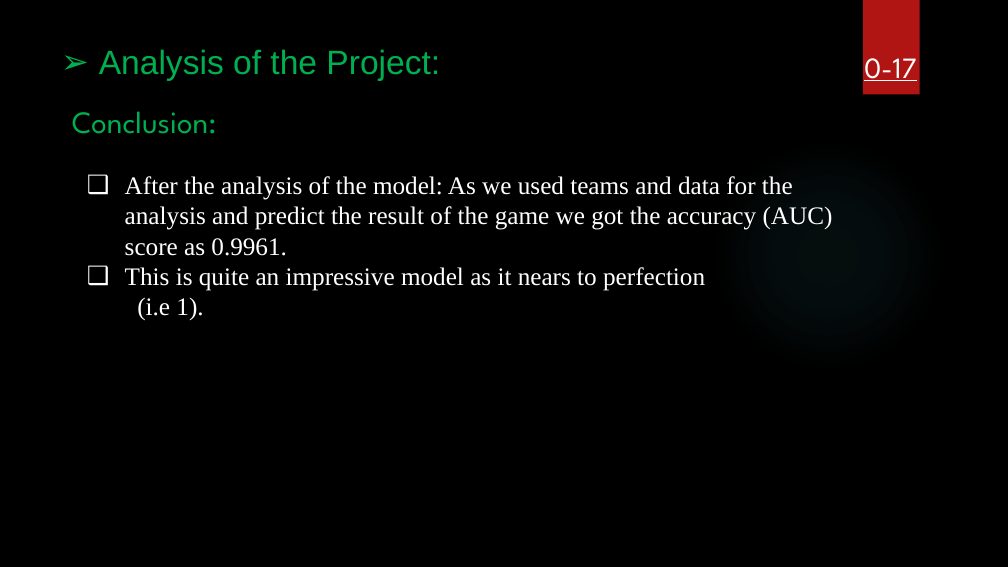
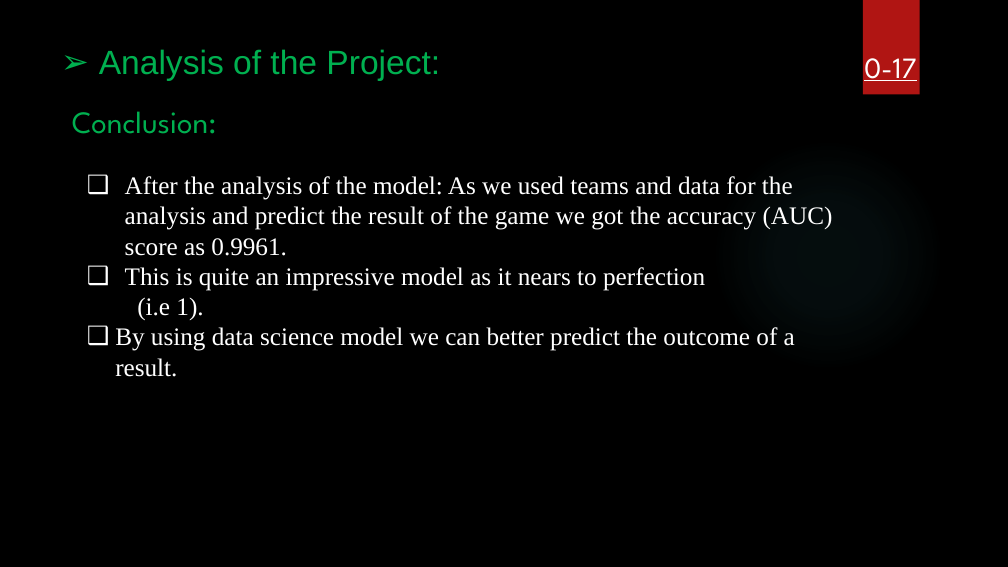
Before and after one commit to amoha39/Final-Project-1, a slide deck: slide 17 of Final Project.pptx. Drawn at 1008x567 pixels with LibreOffice and Linux fonts; fonts in the diff are those of the drawing; background and template pictures are left out. Boxes give left, top, right and bottom in pixels: in the first picture for what was removed or moved away, otherwise in the second. Text is boxed around its words. In the diff, an @@ line names an element or a change of style, - is before the commit and + after.

```diff
--- a/Final Project.pptx
+++ b/Final Project.pptx
@@ text at (x1=115, y1=327, x2=795, y2=377): paragraph added @@
+❑ By using data science model we can better predict the outcome of a result.
```
Also in this commit, not shown: 2 other slides changed.
